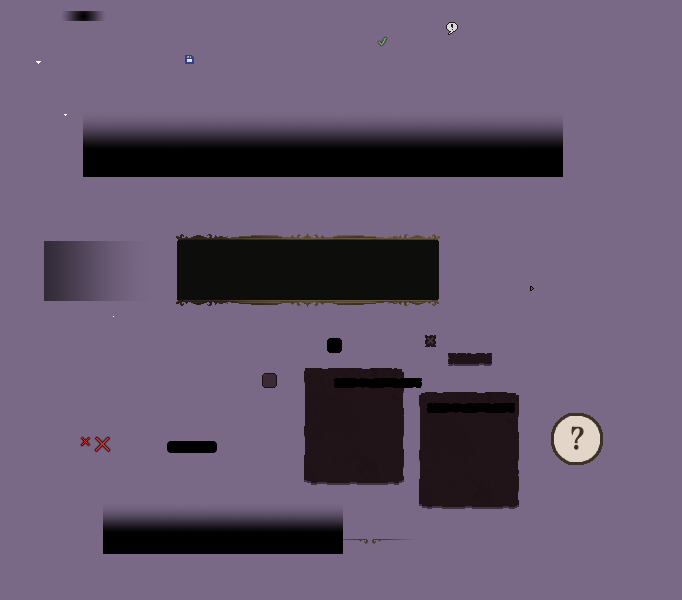
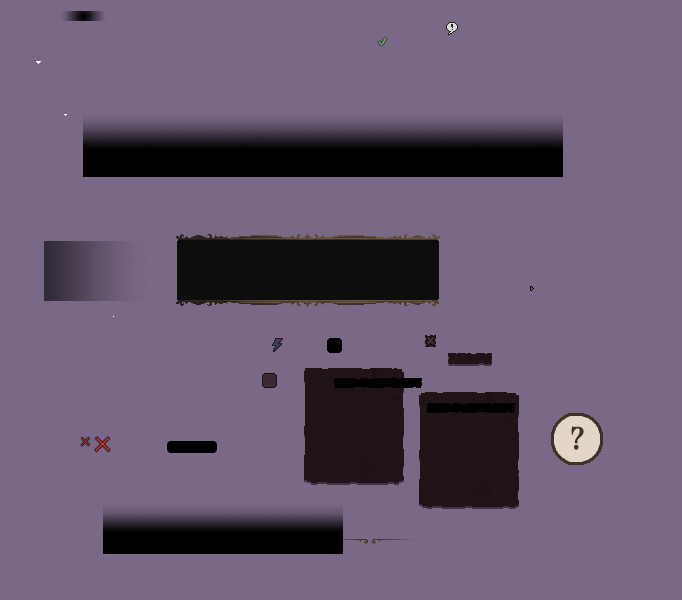
Comparing the layer stacks of the two 682×600 images. Changes:
painted on "SavingIcon.png" over [185, 55, 283, 352]
